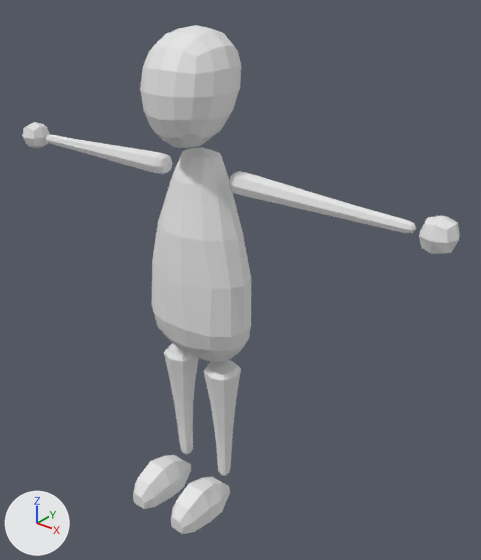
Two versions of the Blender file Assets/Resources/Models/Player/Bad/Player 2.blend, one commit apart.
Camera for both pictures: a 50 mm lens placed at (3.43, -3.58, 4.63), pointed at (0.31, 0.33, 2.21). The lights are fixed; the arrows at lower left show +X, +Y and +Z.

Script lines for the objects in view, before the commit:
```python
me_cube_003 = bpy.data.meshes.new('Cube.003')
me_cube_003.from_pydata(...)  # 686 vertices, 668 faces; spans x -0.12..4.16, y -0.64..0.37, z -3.1..1.09
ob_hands_002 = bpy.data.objects.new('Hands.002', me_cube_003)
ob_hands_002.location = (-2.023, 0.14, 3.099)
```
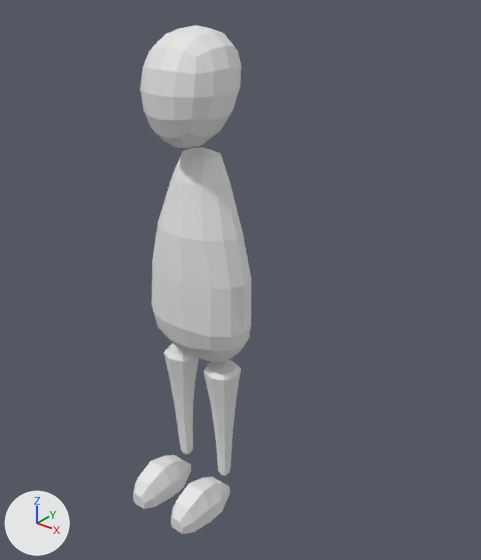
Edits to the bpy script that builds the scene:
```text
Change me_cube_003:
    where me_cube_003.from_pydata(...)  # 686 vertices, 668 faces; spans x -0.12..4.16, y -0.64..0.37, z -3.1..1.09
    used by ob_hands_002; location = (-2.023, 0.14, 3.099)
    me_cube_003 part 1: the loose piece of 106 vertices spanning x 2.36..3.88, y -0.05..0.14, z -0.09..0.09 is deleted
    me_cube_003 part 2: the loose piece of 106 vertices spanning x 0.17..1.69, y -0.05..0.14, z -0.09..0.09 is deleted
    me_cube_003 part 3: the loose piece of 26 vertices spanning x -0.12..0.12, y -0.13..0.13, z -0.13..0.13 is deleted
    me_cube_003 part 4: the loose piece of 26 vertices spanning x 3.91..4.16, y -0.13..0.13, z -0.13..0.13 is deleted
```

Pixel boxes [x1, y1, x2, y2] of what changed, in the pictures (481 x 560 px):
'Hands.002', reshaped (73% narrower)
    before: [22, 25, 460, 534]
    after: [133, 25, 251, 534]
part 1 of me_cube_003, deleted
    before: [229, 171, 416, 233]
part 2 of me_cube_003, deleted
    before: [46, 134, 173, 174]
part 3 of me_cube_003, deleted
    before: [22, 122, 50, 148]
part 4 of me_cube_003, deleted
    before: [419, 215, 460, 254]
